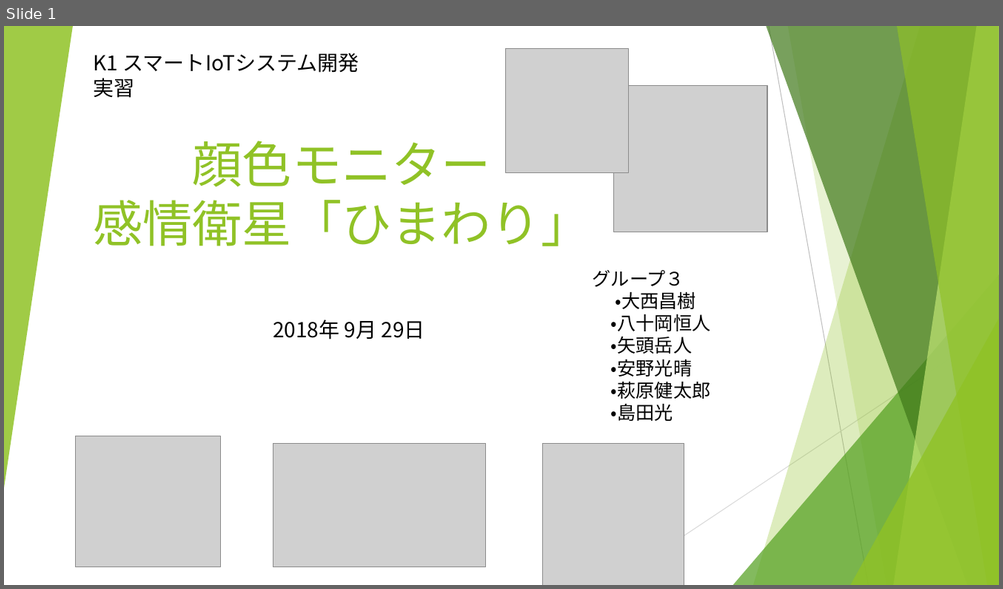
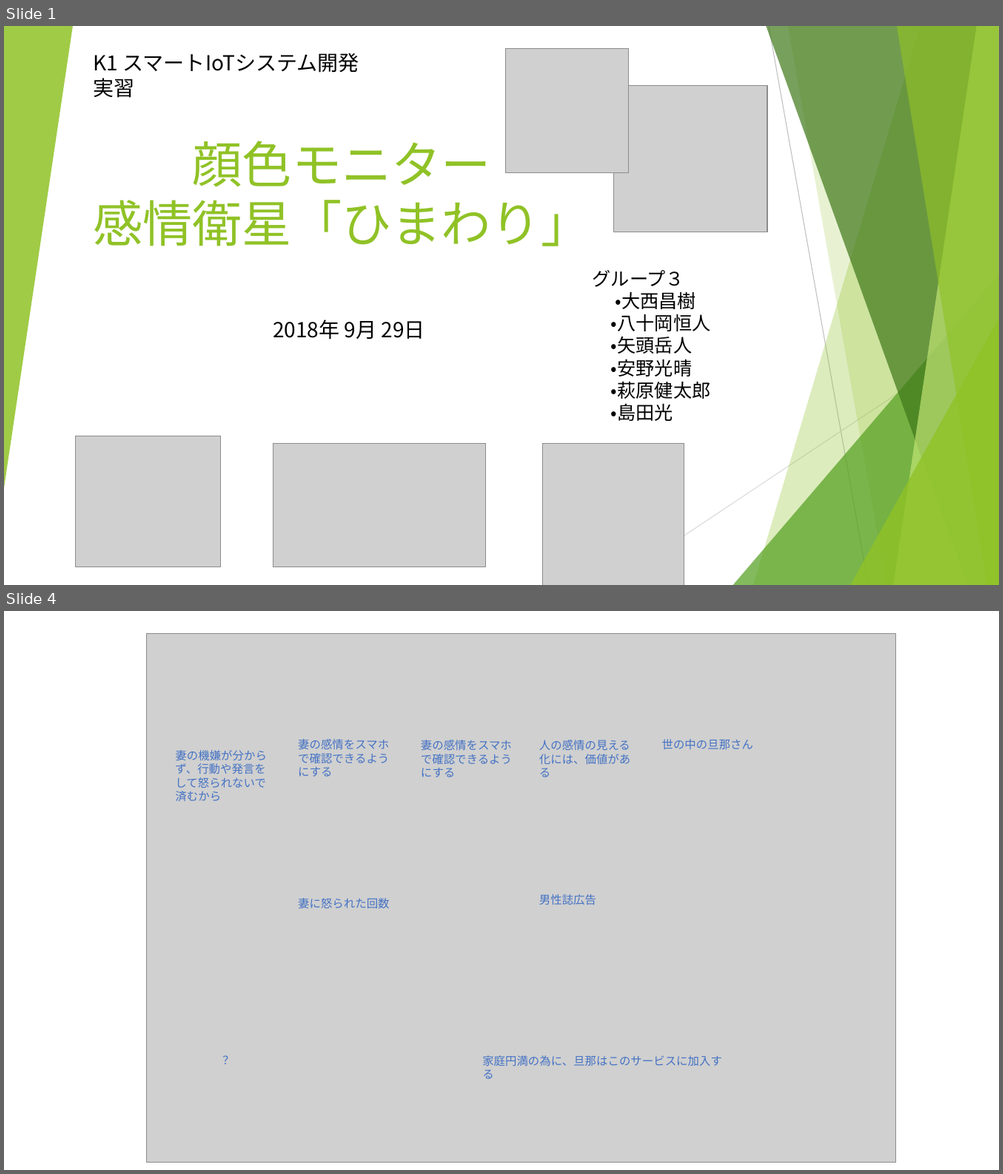
Before and after one commit to Smart-SE/sse2018-group3, a slide deck: oonishi/感情衛星「ひまわり」の発表シナリオ.pptx. Shown one above the other, each under a label of ours: slide 1 before the commit, slides 1 and 4 after it; the slides between them are not shown. The pictures are 1003x589 and 1003x1174 pixels, drawn with LibreOffice and Linux fonts; fonts in the diff are those of the drawing; grey boxes stand for pictures. Boxes give left, top, right and bottom in pixels: in the first picture for what was removed or moved away, otherwise in the second. Text is boxed around its words. In the diff, an @@ line names an element or a change of style, - is before the commit and + after.

```diff
--- a/oonishi/感情衛星「ひまわり」の発表シナリオ.pptx
+++ b/oonishi/感情衛星「ひまわり」の発表シナリオ.pptx
@@ slide 4 added at (x1=4, y1=611, x2=999, y2=1170), background #FFFFFF @@
@@ picture added at (x1=147, y1=634, x2=896, y2=1164) @@
@@ text added at (x1=298, y1=739, x2=389, y2=777), 11 pt, text #4472C4 @@
+妻の感情をスマホで確認できるようにする
@@ text added at (x1=421, y1=740, x2=512, y2=777), 11 pt, text #4472C4 @@
+妻の感情をスマホで確認できるようにする
@@ text added at (x1=539, y1=740, x2=630, y2=777), 11 pt, text #4472C4 @@
+人の感情の見える化には、価値がある
@@ text added at (x1=662, y1=739, x2=753, y2=749), 11 pt, text #4472C4 @@
+世の中の旦那さん
@@ text added at (x1=175, y1=750, x2=266, y2=801), 11 pt, text #4472C4 @@
+妻の機嫌が分からず、行動や発言をして怒られないで済むから
@@ text added at (x1=298, y1=898, x2=389, y2=908), 11 pt, text #4472C4 @@
+妻に怒られた回数
@@ text added at (x1=539, y1=894, x2=596, y2=906), 11 pt, text #4472C4 @@
+男性誌広告
@@ text added at (x1=215, y1=1050, x2=327, y2=1071), 11 pt, text #4472C4 @@
+？
@@ text added at (x1=482, y1=1056, x2=722, y2=1079), 11 pt, text #4472C4 @@
+家庭円満の為に、旦那はこのサービスに加入する
```
Also in this commit, not shown: 5 slides changed.
